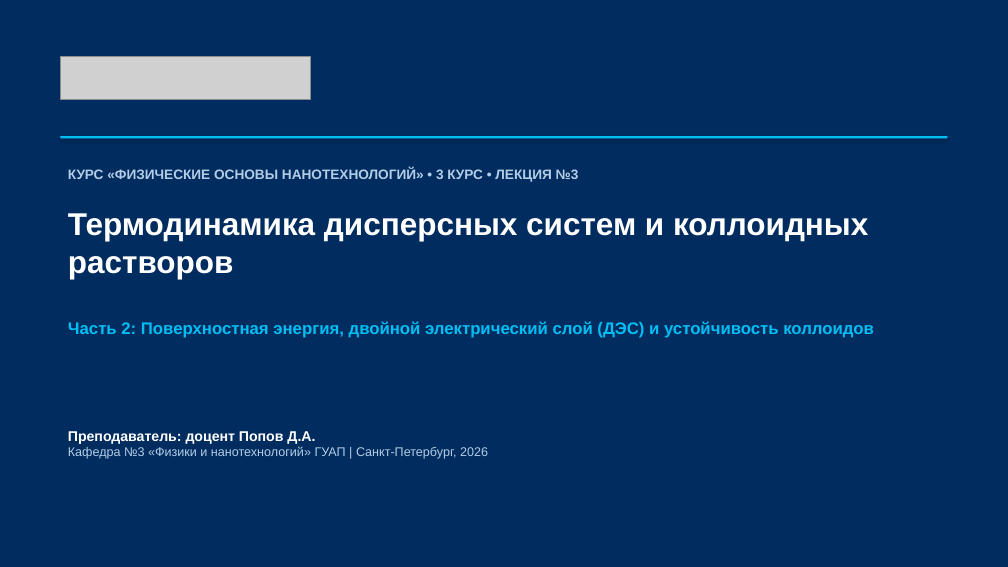
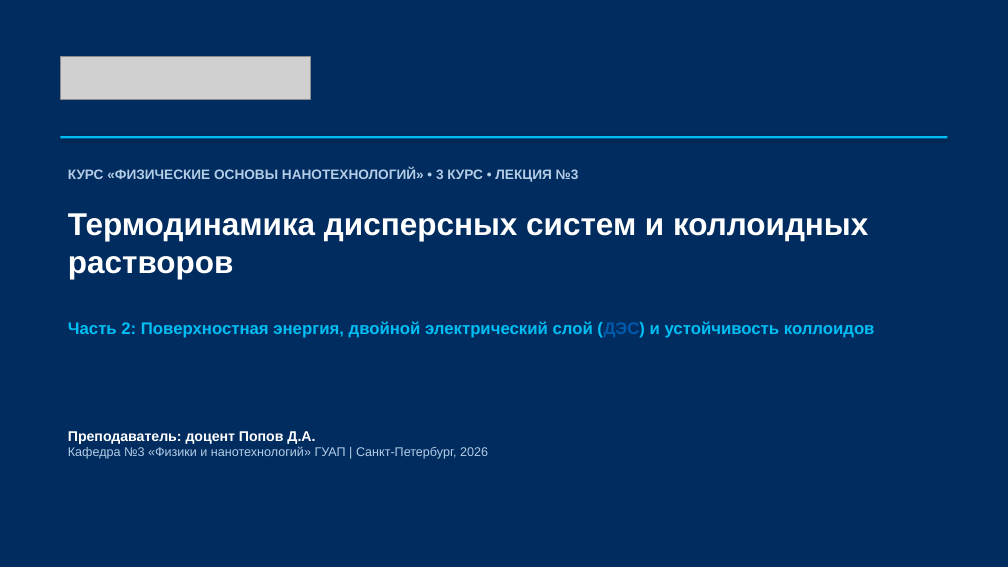
Before and after one commit to brattri3/nanophysics-course, a slide deck: slide 8 of course_materials/semester_4/lectures/lecture_03_comparative_variations.pptx. Drawn at 1008x567 pixels with LibreOffice and Linux fonts; fonts in the diff are those of the drawing; grey boxes stand for pictures. Boxes give left, top, right and bottom in pixels: in the first picture for what was removed or moved away, otherwise in the second. Text is boxed around its words. In the diff, an @@ line names an element or a change of style, - is before the commit and + after.

```diff
--- a/course_materials/semester_4/lectures/lecture_03_comparative_variations.pptx
+++ b/course_materials/semester_4/lectures/lecture_03_comparative_variations.pptx
@@ text "Часть 2: Поверхностная энергия, двойной ..." at (68,321,875,338): text colour #00BEF3 to #005AAA in "(ДЭС)" @@
```
Also in this commit, not shown: 3 other slides changed, 33 other files.
